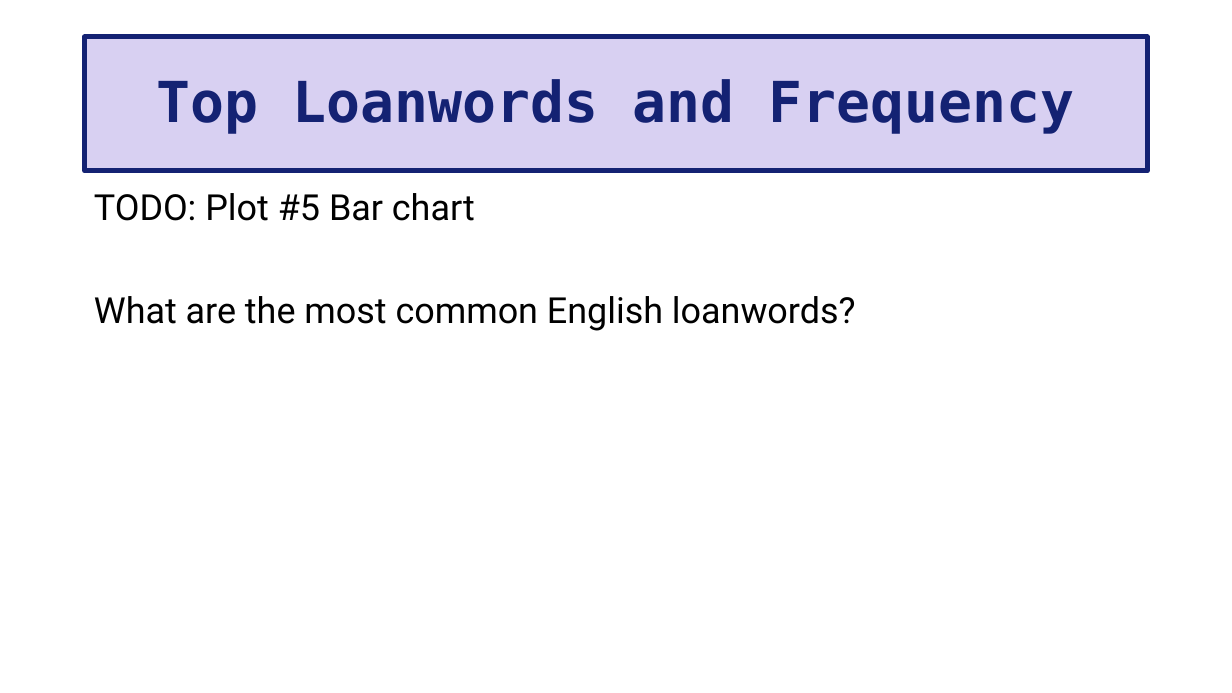
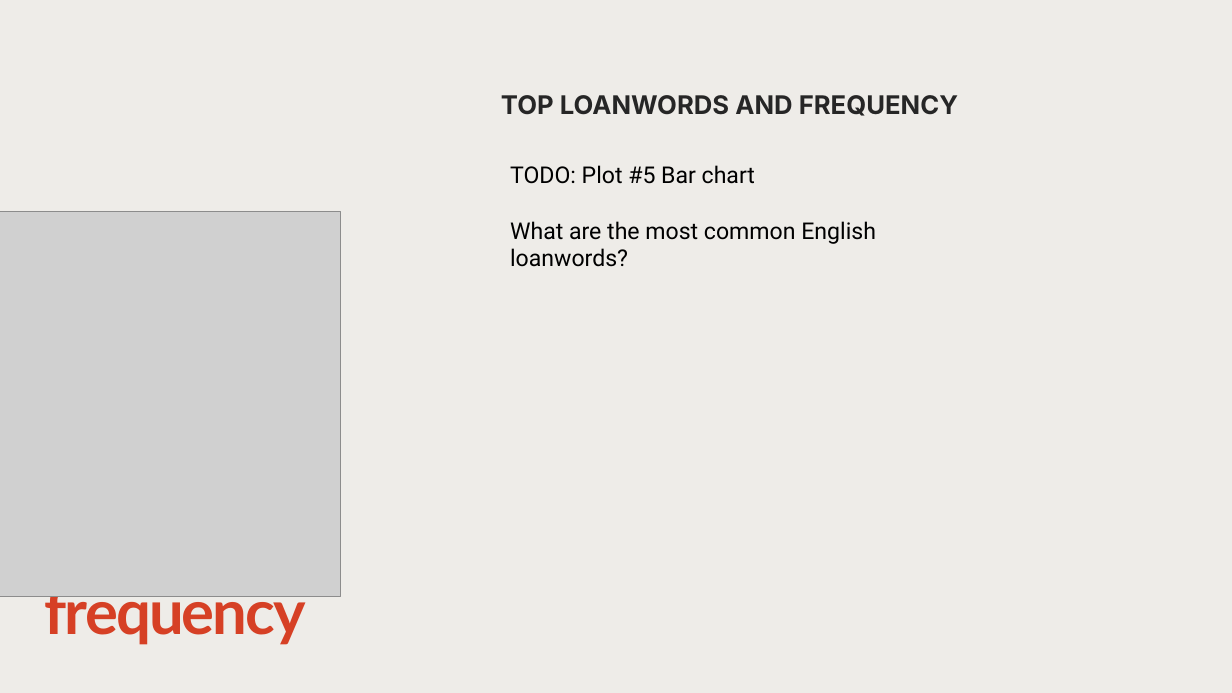
Before and after one commit to halfpintutopia/DA-deutsch-englisch-einfluss, a slide deck: slide 9 of DA_Final_Presentation.pptx. Drawn at 1232x693 pixels with LibreOffice and Linux fonts; fonts in the diff are those of the drawing; grey boxes stand for pictures. Boxes give left, top, right and bottom in pixels: in the first picture for what was removed or moved away, otherwise in the second. Text is boxed around its words. In the diff, an @@ line names an element or a change of style, - is before the commit and + after.

Commit message:
New design on presentation

```diff
--- a/DA_Final_Presentation.pptx
+++ b/DA_Final_Presentation.pptx
@@ background #FFFFFF to #EEECE8 @@
@@ text "TOP LOANWORDS AND FREQUENCY": place and size @@
-text "TOP LOANWORDS AND FREQUENCY" at [85,37,1148,171]
+text "TOP LOANWORDS AND FREQUENCY" at [501,95,958,116]
@@ text "TOP LOANWORDS AND FREQUENCY" at [501,95,958,116]: vertical alignment middle to top; fill #D8D0F2 to none; outline #142273 4 pt to none @@
@@ text at [501,95,958,116]: text changed; size 44 to 20 pt; font DejaVu Sans Mono to Inter; text colour #142273 to #262626 @@
-Top Loanwords and Frequency
+TOP LOANWORDS AND FREQUENCY
@@ text "TODO: Plot #5 Bar chart": place and size @@
-text "TODO: Plot #5 Bar chart" at [94,193,856,331]
+text "TODO: Plot #5 Bar chart" at [510,165,876,244]
@@ text "TODO: Plot #5 Bar chart" at [510,165,876,244]: size 28 to 18 pt; line spacing 0.9 to 1; less space between paragraphs @@
@@ picture added at [0,212,341,597] @@
@@ title added at [45,596,306,645], 48 pt, text #D64025, bold @@
+frequency
```
Also in this commit, not shown: 9 other slides changed, 3 slides added, 2 slides removed.
